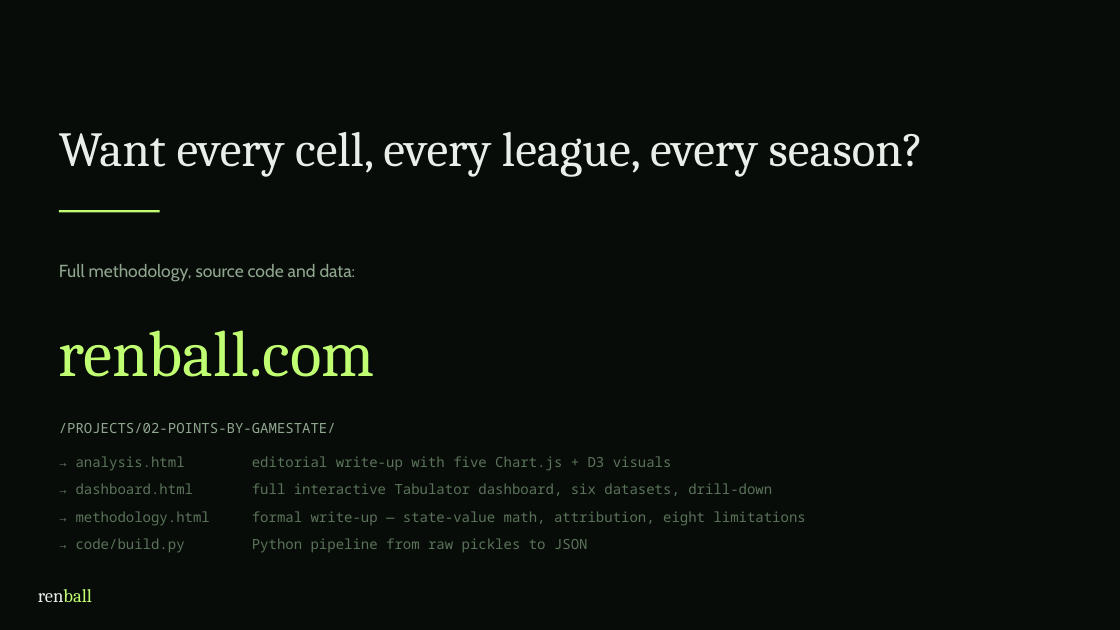
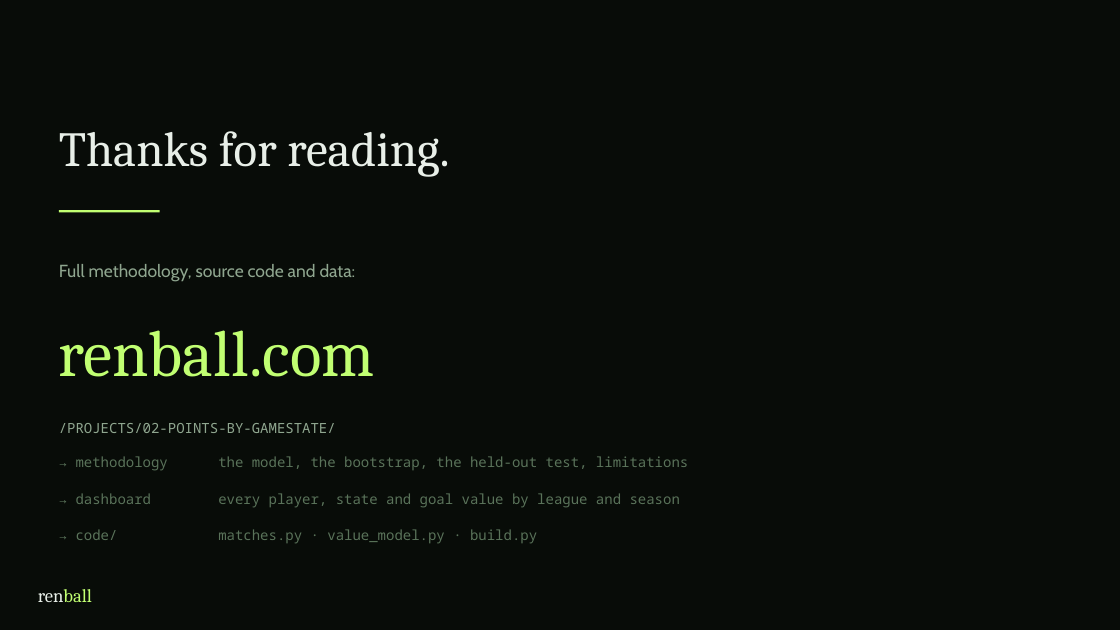
Before and after one commit to koeymenc/renball, a slide deck: slide 19 of projects/02-points-by-gamestate/slides.pptx (slide 13 before the commit). Drawn at 1120x630 pixels with LibreOffice and Linux fonts; fonts in the diff are those of the drawing. Boxes give left, top, right and bottom in pixels: in the first picture for what was removed or moved away, otherwise in the second. Text is boxed around its words. In the diff, an @@ line names an element or a change of style, - is before the commit and + after.

```diff
--- a/projects/02-points-by-gamestate/slides.pptx
+++ b/projects/02-points-by-gamestate/slides.pptx
@@ text at box(59, 131, 449, 177): text changed @@
-Want every cell, every league, every season?
+Thanks for reading.
@@ text at box(76, 456, 688, 471): text changed @@
-→ analysis.html editorial write-up with five Chart.js + D3 visuals
+→ methodology the model, the bootstrap, the held-out test, limitations
@@ text at box(76, 493, 680, 508): text changed @@
-→ dashboard.html full interactive Tabulator dashboard, six datasets, drill-down
+→ dashboard every player, state and goal value by league and season
@@ text at box(76, 529, 537, 544): text changed @@
-→ methodology.html formal write-up — state-value math, attribution, eight limitations
+→ code/ matches.py · value_model.py · build.py
@@ text removed at box(76, 538, 588, 553) @@
-→ code/build.py Python pipeline from raw pickles to JSON
```
Also in this commit, not shown: 3 other slides changed, 15 slides added, 9 slides removed, 41 other files.
